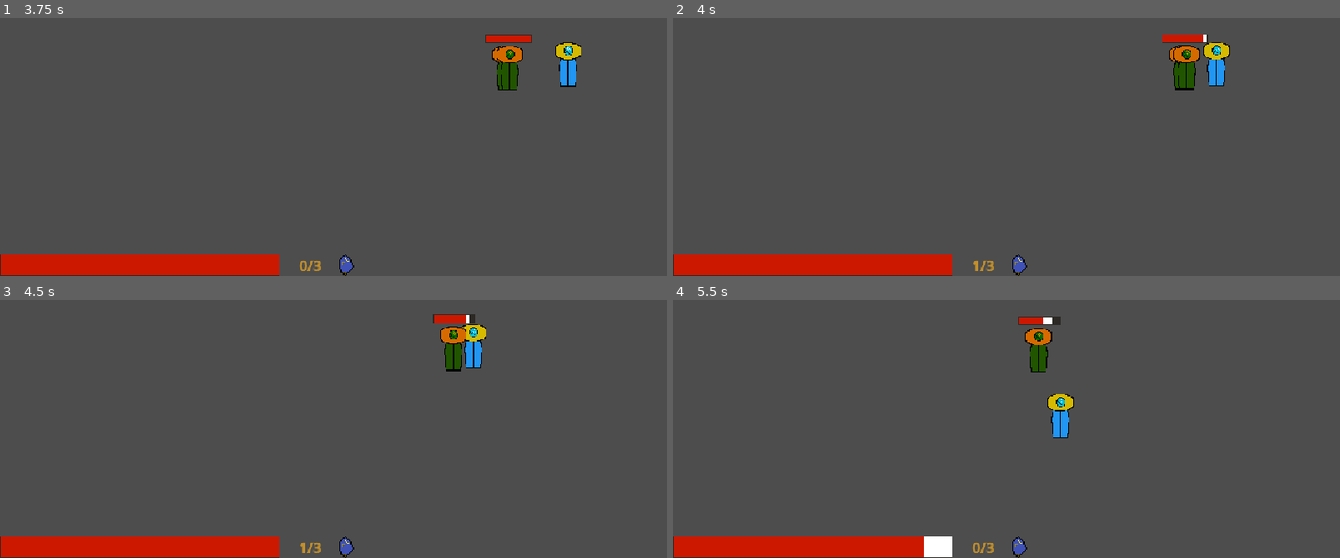
Above: before the commit, frames 1-4 (two rows, left to right).
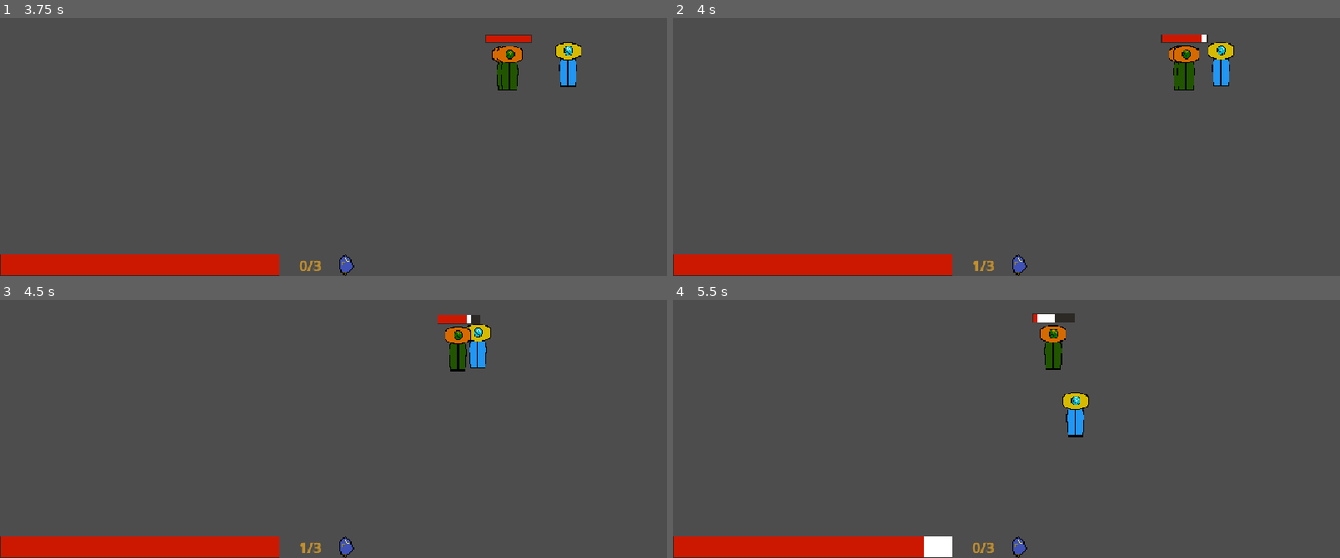
Above: after the commit, the same moments.

Repository: nf12pro/ChronoAnchor
Game: Godot game, scene res://scenes/testing_scene.tscn
Same seed, same stepped clock (60 frames per second), same inputs: the game is played once before the commit and once after it.
Inputs (mouse positions are in pixels of both pictures, inside the frame that each line leads up to):
- Up to frame 1 (3.75 s): tap Enter at 0.5 s; move the mouse to (480, 69) at 0.52 s; press the mouse at (480, 69) at 0.53 s; hold Right (move_right) 0.53-1.28 s; tap Shift (dash) at 0.8, 1.35, 3.05 s; move the mouse to (200, 108) at 1.27 s; release the mouse at (200, 108) at 1.28 s; hold S (move_down) 1.28-2.03 s; right-click (200, 108) at 1.55 s; move the mouse to (outside the picture) at 2.02 s; hold Right (move_right) 2.03-2.78 s; hold Right mouse button (heavy_atttack, bound only before the co… 2.03-2.78 s; click (outside the picture) at 2.3 s; move the mouse to (300, 162) at 2.77 s; hold W (move_up) 2.78-3.53 s; click (300, 162) at 2.85 s; move the mouse to (533, 144) at 3.52 s; hold A (move_left) from 3.53 s (still down); hold Shift (dash) from 3.53 s (still down)
- Up to frame 2 (4 s): keep holding A (move_left); keep holding Shift (dash); right-click (1206, 144) at 3.8 s
- Up to frame 3 (4.5 s): keep holding A (move_left); move the mouse to (133, 315) at 4.27 s; release Shift (dash) at 4.28 s; right-click (133, 315) at 4.35 s
- Up to frame 4 (5.5 s): click (806, 315) at 4.55 s; move the mouse to (1039, 369) at 5.02 s; release A (move_left) at 5.03 s; hold S (move_down) from 5.03 s (still down); hold P (take_damage_test) from 5.03 s (still down); click (1039, 369) at 5.17 s; tap Shift (dash) at 5.3 s

Frame 1 is identical in both runs. In frame 2, 0.5% of the frame differs, in the area x 73-85%, y 6-29%; in frame 3, 0.8%; in frame 4, 1.9%, in the area x 51-63%, y 5-54%.

Commit message:
Working different type's of attack
Fully working and functional!

Diff:
--- a/project.godot
+++ b/project.godot
@@ -83,7 +83,7 @@
 "events": [Object(InputEventMouseButton,"resource_local_to_scene":false,"resource_name":"","device":-1,"window_id":0,"a …(259 unchanged characters)…
 ]
 }
-heavy_atttack={
+heavy_attack={
 "deadzone": 0.2,
 "events": [Object(InputEventMouseButton,"resource_local_to_scene":false,"resource_name":"","device":-1,"window_id":0,"a …(259 unchanged characters)…
 ]
--- a/scripts/sword_equipment.gd
+++ b/scripts/sword_equipment.gd
@@ -31,19 +31,27 @@
 
 func _ready() -> void:
 	sword_area.monitoring = false
+
+	basic_sword_hitbox.disabled = true
+	heavy_sword_hitbox.disabled = true
+	light_sword_hitbox.disabled = true
+
 	generate_semi_circle()
 
 func generate_semi_circle() -> void:
 	var points: PackedVector2Array = PackedVector2Array()
 	points.append(Vector2.ZERO)
+
 	for i in range(segments + 1):
-		var angle: float = deg_to_rad(-90.0 + (180.0 * i / segments))
+		var angle := deg_to_rad(-90.0 + (180.0 * i / segments))
 		points.append(Vector2(cos(angle) * radius, sin(angle) * radius))
+
 	heavy_sword_hitbox.polygon = points
 
 func _process(_delta: float) -> void:
 	if Global.is_attacking:
 		return
+
 	var mouse_pos = get_global_mouse_position()
 	global_rotation = (mouse_pos - global_position).angle()
 
@@ -53,21 +61,25 @@
 		basic_sword_attack = false
 		heavy_sword_attack = false
 		light_sword_attack = true
+
 	elif event.is_action_pressed("basic_attack") and hitbox_timer.is_stopped() and not on_cooldown:
 		basic_attack()
 		basic_sword_attack = true
 		heavy_sword_attack = false
 		light_sword_attack = false
-	elif event.is_action_pressed("heavy_atttack") and hitbox_timer.is_stopped() and not on_cooldown:
+
+	elif event.is_action_pressed("heavy_attack") and hitbox_timer.is_stopped() and not on_cooldown:
 		heavy_attack()
 		basic_sword_attack = false
 		heavy_sword_attack = true
 		light_sword_attack = false
 
 func basic_attack() -> void:
+	hit_enemies.clear()
+
 	Global.is_attacking = true
+	on_cooldown = true
 	cooldown_timer.start(0.4)
-	on_cooldown = true
 
 	basic_sword_hitbox.disabled = false
 	heavy_sword_hitbox.disabled = true
@@ -76,13 +88,14 @@
 	sword_area.monitoring = true
 	hitbox_timer.start(0.08)
 
-	for body in sword_area.get_overlapping_bodies():
-		_on_sword_area_body_entered(body)
+	call_deferred("_check_initial_overlaps")
 
 func light_attack() -> void:
+	hit_enemies.clear()
+
 	Global.is_attacking = true
+	on_cooldown = true
 	cooldown_timer.start(0.25)
-	on_cooldown = true
 
 	basic_sword_hitbox.disabled = true
 	heavy_sword_hitbox.disabled = true
@@ -91,13 +104,14 @@
 	sword_area.monitoring = true
 	hitbox_timer.start(0.05)
 
-	for body in sword_area.get_overlapping_bodies():
-		_on_sword_area_body_entered(body)
+	call_deferred("_check_initial_overlaps")
 
 func heavy_attack() -> void:
+	hit_enemies.clear()
+
 	Global.is_attacking = true
+	on_cooldown = true
 	cooldown_timer.start(0.6)
-	on_cooldown = true
 
 	basic_sword_hitbox.disabled = true
 	heavy_sword_hitbox.disabled = false
@@ -106,28 +120,54 @@
 	sword_area.monitoring = true
 	hitbox_timer.start(0.12)
 
+	call_deferred("_check_initial_overlaps")
+
+func _check_initial_overlaps() -> void:
+	await get_tree().physics_frame
+
+	if not sword_area.monitoring:
+		return
+
 	for body in sword_area.get_overlapping_bodies():
 		_on_sword_area_body_entered(body)
 
 func _on_sword_area_body_entered(body: Node) -> void:
 	if body in hit_enemies:
 		return
-	if body.has_method("take_damage"):
-		hit_enemies.append(body)
-		body.take_damage(basic_attack_damage)
-		if light_sword_attack:
-			Global.freeze(0.04, 0.035)
-		elif basic_sword_attack:
-			Global.freeze(0.05, 0.02)
-		elif heavy_sword_attack:
-			Global.freeze(0.075, 0.01)
+
+	if not body.has_method("take_damage"):
+		return
+
+	hit_enemies.append(body)
+
+	var damage := basic_attack_damage
+
+	if light_sword_attack:
+		damage = light_attack_damage
+		Global.freeze(0.035, 0.03)
+	elif heavy_sword_attack:
+		damage = heavy_attack_damage
+		Global.freeze(0.10, 0.01)
+	else:
+		damage = basic_attack_damage
+		Global.freeze(0.05, 0.02)
+
+	body.take_damage(damage)
 
 func _on_hitbox_timer_timeout() -> void:
 	sword_area.monitoring = false
-	Global.is_attacking = false
+
 	basic_sword_hitbox.disabled = true
 	heavy_sword_hitbox.disabled = true
 	light_sword_hitbox.disabled = true
 
+	basic_sword_attack = false
+	heavy_sword_attack = false
+	light_sword_attack = false
+
+	hit_enemies.clear()
+
+	Global.is_attacking = false
+
 func _on_cooldown_timer_timeout() -> void:
 	on_cooldown = false
